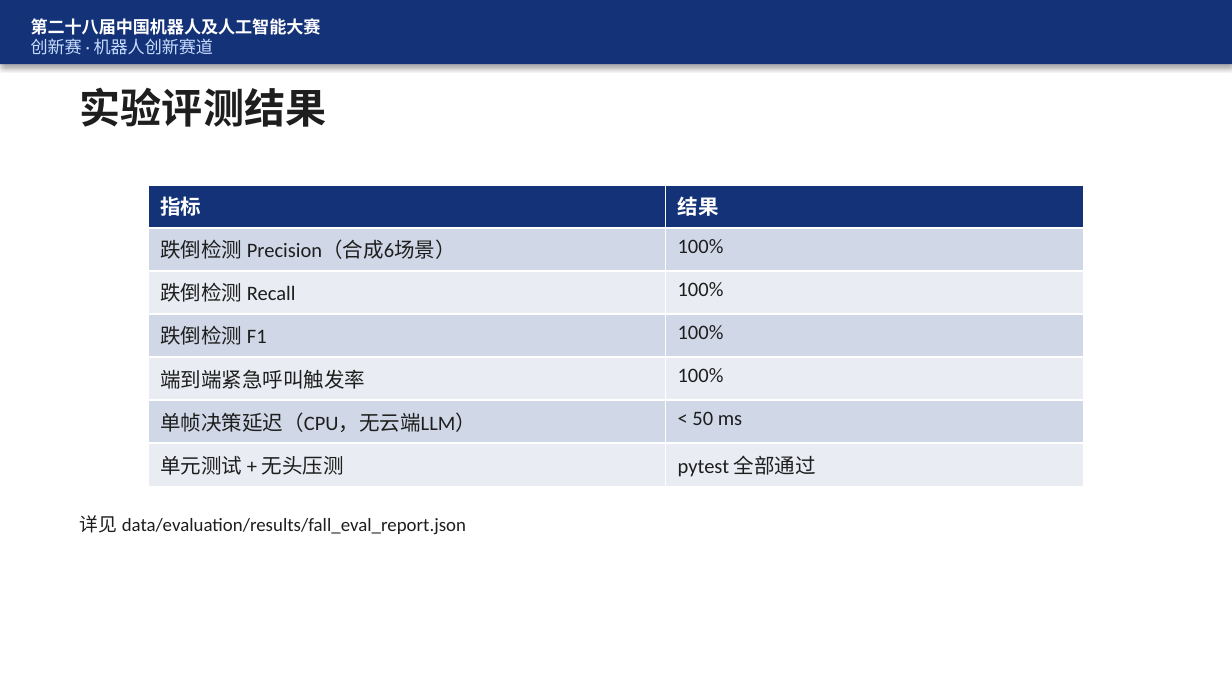
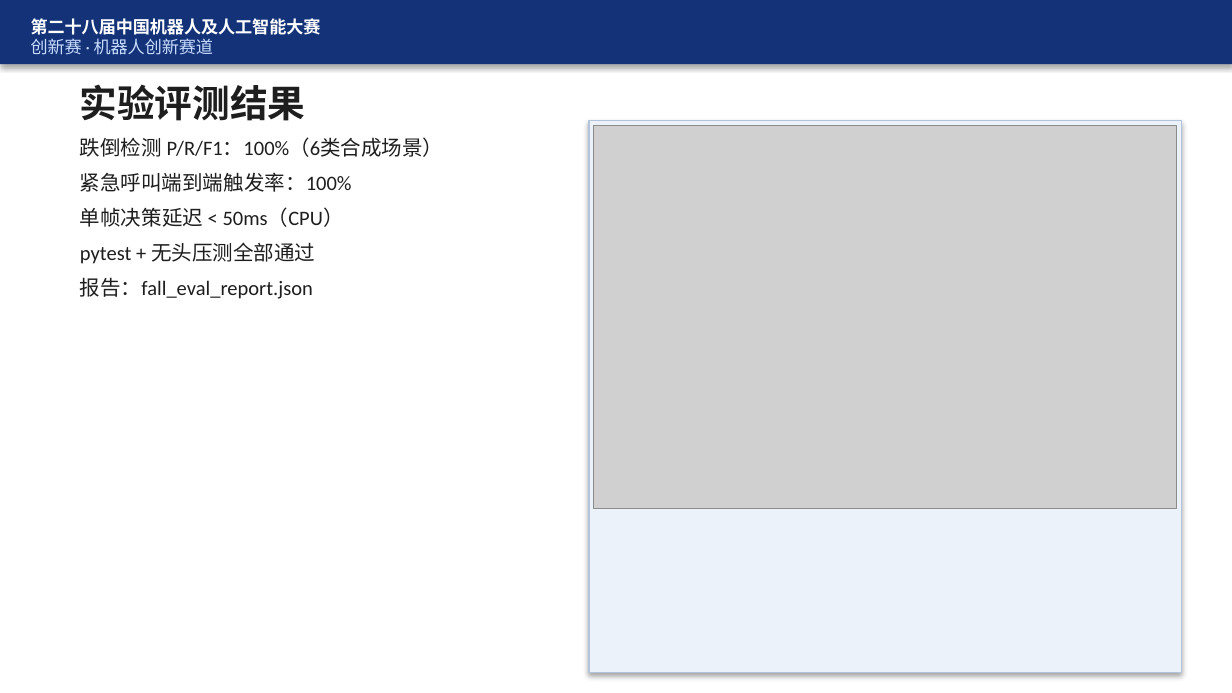
Before and after one commit to FBB123571/ElderCare-Humanoid-Platform, a slide deck: slide 24 of docs/答辩_CareCompanion.pptx (slide 22 before the commit). Drawn at 1232x693 pixels with LibreOffice and Linux fonts; fonts in the diff are those of the drawing; grey boxes stand for pictures. Boxes give left, top, right and bottom in pixels: in the first picture for what was removed or moved away, otherwise in the second. Text is boxed around its words. In the diff, an @@ line names an element or a change of style, - is before the commit and + after.

```diff
--- a/docs/答辩_CareCompanion.pptx
+++ b/docs/答辩_CareCompanion.pptx
@@ text "实验评测结果" at box(80, 84, 305, 121): size 24 to 22 pt @@
@@ text added at box(80, 137, 444, 299), 12 pt, text #1E1E1E @@
+跌倒检测 P/R/F1：100%（6类合成场景）
+紧急呼叫端到端触发率：100%
+单帧决策延迟 < 50ms（CPU）
+pytest + 无头压测全部通过
+报告：fall_eval_report.json
@@ rectangle added at box(589, 121, 1181, 673), fill #EBF2FA, outline #B4C3DC 0.75 pt @@
@@ picture added at box(594, 126, 1177, 509) @@
@@ table removed at box(148, 185, 1084, 487), 7 rows, 2 columns @@
-指标 | 结果
-跌倒检测 Precision（合成6场景） | 100%
-跌倒检测 Recall | 100%
-跌倒检测 F1 | 100%
-端到端紧急呼叫触发率 | 100%
-单帧决策延迟（CPU，无云端LLM） | < 50 ms
-单元测试 + 无头压测 | pytest 全部通过
@@ text removed at box(80, 515, 466, 535) @@
-详见 data/evaluation/results/fall_eval_report.json
```
Also in this commit, not shown: 20 other slides changed, 4 slides added, 2 slides removed, 16 other files.
